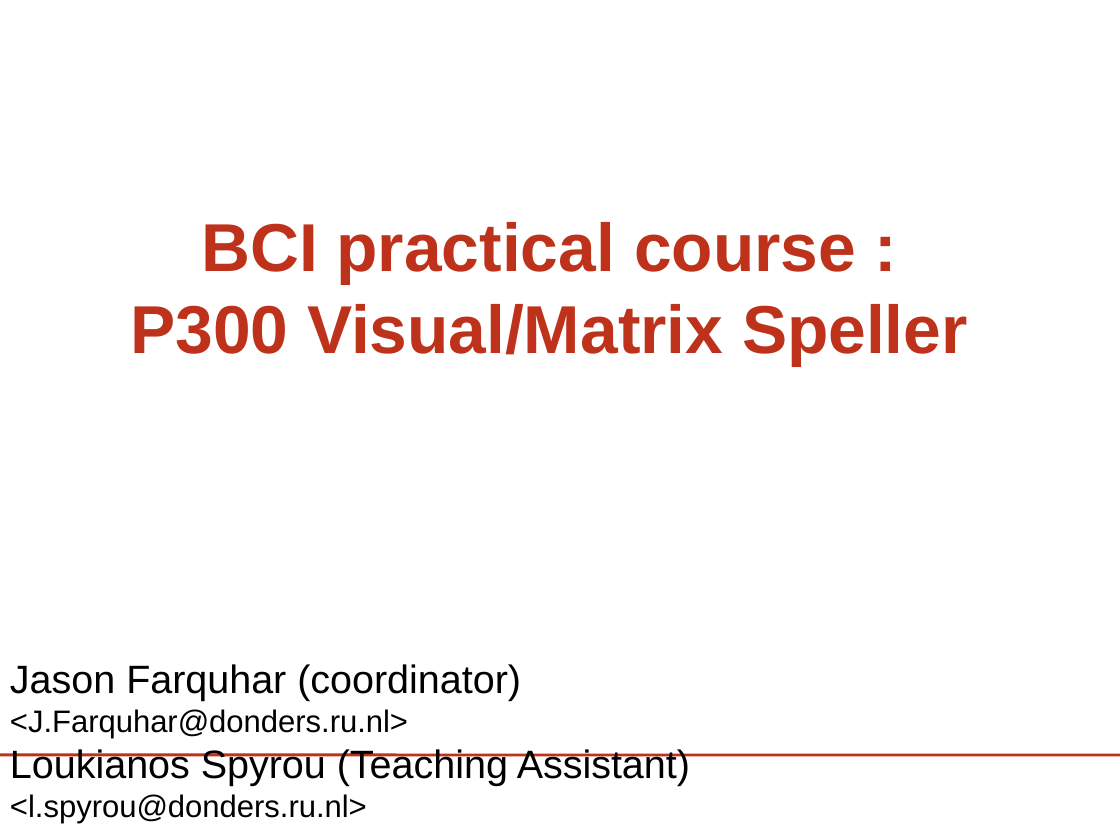
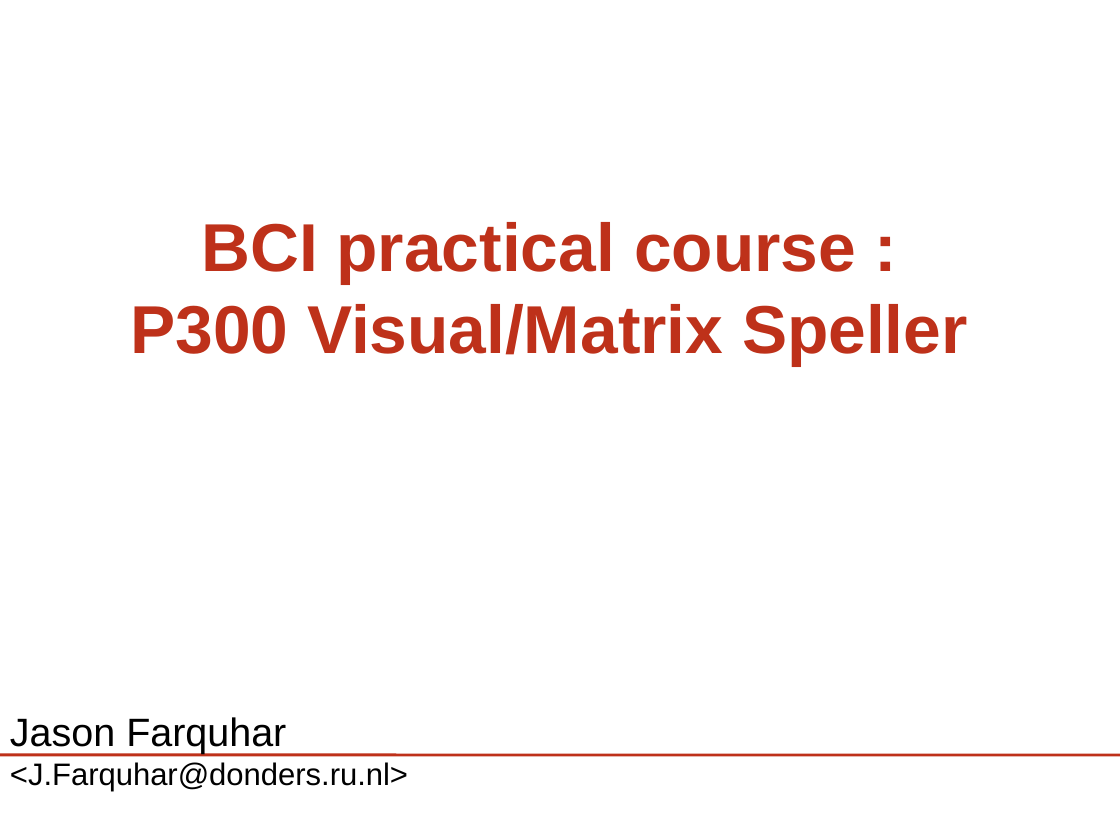
Before and after one commit to jadref/buffer_bci, a slide deck: slide 1 of tutorial/lect5-visspell/visualSpeller.odp. Drawn at 1120x840 pixels with LibreOffice and Linux fonts; fonts in the diff are those of the drawing; background and template pictures are left out. Boxes give left, top, right and bottom in pixels: in the first picture for what was removed or moved away, otherwise in the second. Text is boxed around its words. In the diff, an @@ line names an element or a change of style, - is before the commit and + after.

```diff
--- a/tutorial/lect5-visspell/visualSpeller.odp
+++ b/tutorial/lect5-visspell/visualSpeller.odp
@@ text at <box>10,717,408,791</box>: text changed; size 28 to 22 pt @@
-Jason Farquhar (coordinator) <J.Farquhar@donders.ru.nl>
-Loukianos Spyrou (Teaching Assistant) <l.spyrou@donders.ru.nl>
+Jason Farquhar <J.Farquhar@donders.ru.nl>
```
Also in this commit, not shown: 3 other slides changed, 18 slides added.
